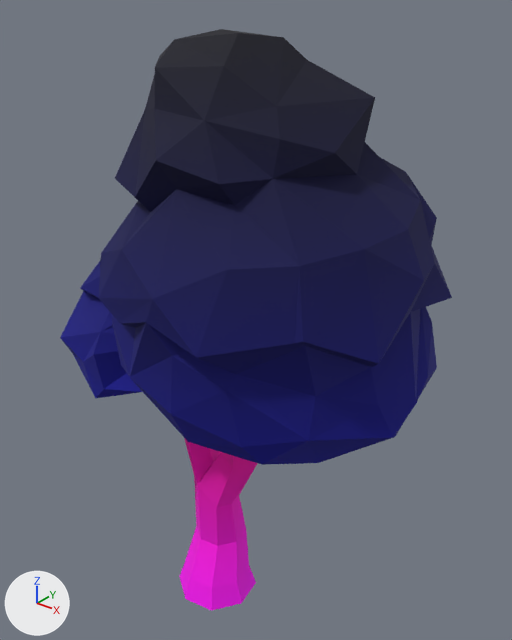
Before and after pictures for a commit that changed the glTF model assets/synty/synty-tree-round-04.gltf.
Both versions are drawn from a 50 mm lens placed at (2.58, -2.79, 3.91), pointed at (0.16, 0.24, 2.03). The lights are fixed; the arrows at lower left show +X, +Y and +Z. The first picture is the older version. Vertices at exactly the same position are counted once.

The first picture shows 'SM_Tree_Round_04'.
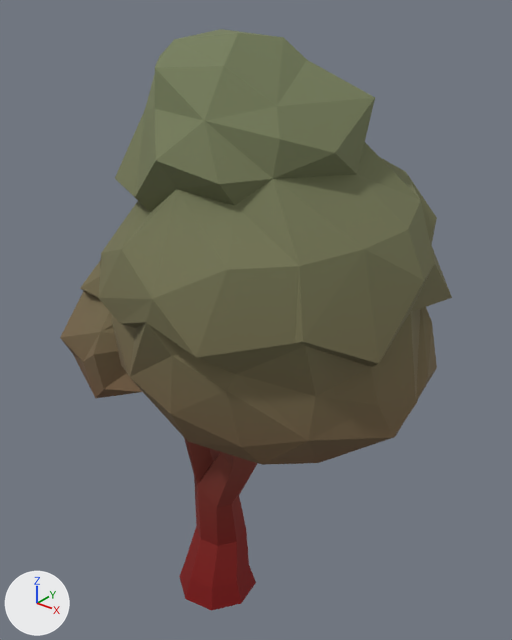
Location of each change, [x1, y1, x2, y2] in pixels of the pictures (512 x 640 px):
'SM_Tree_Round_04', surface changed, recoloured (lighter)
    both: [60, 29, 452, 611]
part 1 of me_sm_tree_round_04, recoloured (lighter)
    both: [80, 222, 452, 396]
part 2 of me_sm_tree_round_04, recoloured (lighter)
    both: [101, 29, 437, 341]
part 3 of me_sm_tree_round_04, recoloured
    both: [60, 332, 436, 465]
part 4 of me_sm_tree_round_04, recoloured (lighter)
    both: [61, 288, 437, 447]
part 5 of me_sm_tree_round_04, recoloured (pink to red)
    both: [179, 477, 256, 611]
part 6 of me_sm_tree_round_04, recoloured (darker)
    both: [184, 438, 258, 507]

What changed in the scene script:
```text
Add img_image_0:
    img_image_0 = load_image('Image_0', '_unpacked/Image_0', 512, 512, 'sRGB')
Change mat_lambert2:
    add n3 = _N.new('ShaderNodeMix'); n3.name = 'Mix'
    add n3.data_type = 'RGBA'
    add n3.blend_type = 'MULTIPLY'
    add n3.inputs[0].default_value = 1.0  # 'Factor'
    add n4 = _N.new('ShaderNodeTexImage'); n4.name = 'Image Texture'
    add n4.image = img_image_0
    where n2 = _N.new('ShaderNodeVertexColor'); n2.name = 'Color Attribute'
    where n0 = _N.new('ShaderNodeBsdfPrincipled'); n0.name = 'Principled BSDF'
    remove _L.new(n2.outputs[0], n0.inputs[0])  # 'Color' to 'Base Color'
    add _L.new(n3.outputs[2], n0.inputs[0])  # 'Result' to 'Base Color'
    add _L.new(n2.outputs[0], n3.inputs[7])  # 'Color' to 'B'
    add _L.new(n4.outputs[0], n3.inputs[6])  # 'Color' to 'A'
Change me_sm_tree_round_04:
    where me_sm_tree_round_04.from_pydata(...)  # 262 vertices, 504 faces; spans x -0.99..1.33, y -0.83..0.98, z -0.17..3.67
    used by ob_sm_tree_round_04; location = (0.0, 0.0, 0.0)
    me_sm_tree_round_04 part 1: 105 faces centred in x -0.73..1.25, y -0.82..0.91, z 2.27..2.66 are repainted in the vertex colours; the middle colour goes from dark blue #000060 to pale pink #ffe1e1
    me_sm_tree_round_04 part 2: 124 faces centred in x -0.37..1.23, y -0.68..0.9, z 2.68..3.66 are repainted in the vertex colours; the middle colour goes from dark blue #00003b to white #fff4f4
    me_sm_tree_round_04 part 3: 84 faces centred in x -0.99..1.29, y -0.72..0.81, z 1.64..1.98 are repainted in the vertex colours; the middle colour goes from blue #000088 to pink #ffc0c0
    me_sm_tree_round_04 part 4: 87 faces centred in x -0.95..1.32, y -0.75..0.96, z 1.98..2.26 are repainted in the vertex colours; the middle colour goes from dark blue #000075 to pink #ffd2d2
    me_sm_tree_round_04 part 5: 56 faces centred in x -0.23..0.23, y -0.23..0.23, z -0.06..0.75 are repainted in the vertex colours; the middle colour goes from pink #ff00f2 to red #ff1e1e
    me_sm_tree_round_04 part 6: 48 faces centred in x -0.45..0.45, y -0.17..0.14, z 0.89..1.83 are repainted in the vertex colours; the middle colour goes from pink #ff00a4 to pink #ffa1a1
```
